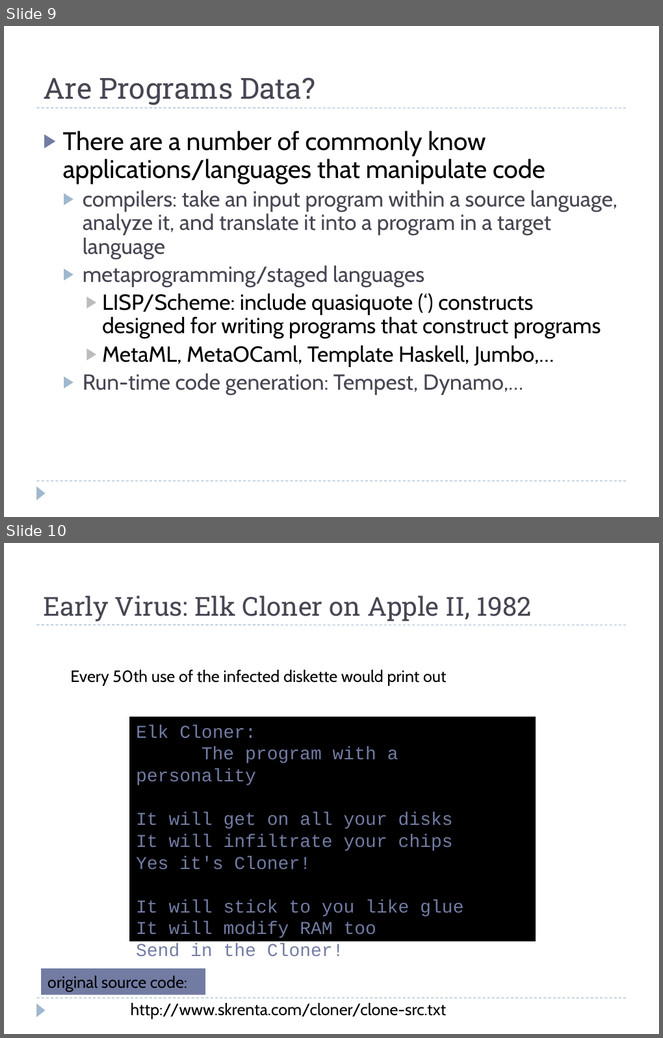
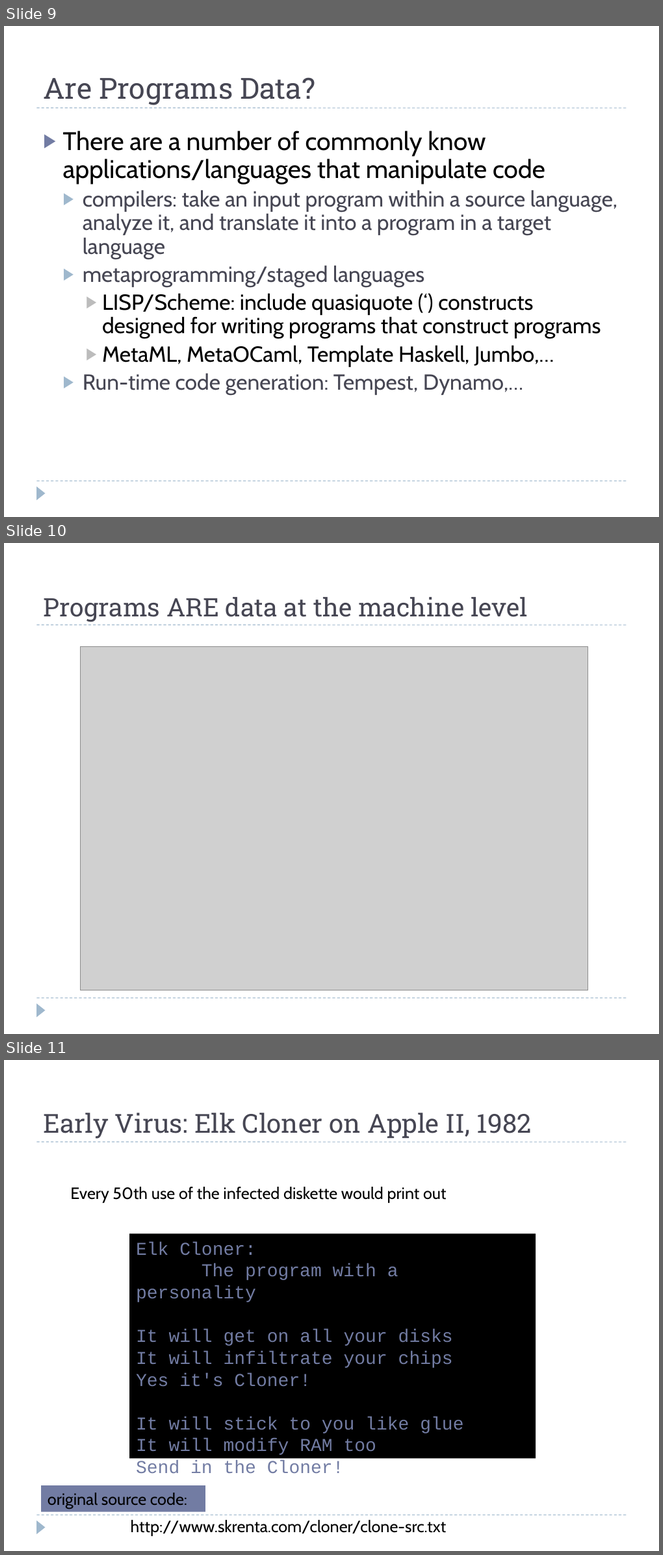
Before and after one commit to harrisonwl/harrisonwl.github.io, a slide deck: assets/courses/malware/spring2017/slides/week01/MaliceExploitationInfection.pptx. Shown one above the other, each under a label of ours: slides 9 and 10 before the commit, slides 9, 10 and 11 after it. The pictures are 663x1038 and 663x1555 pixels, drawn with LibreOffice and Linux fonts; fonts in the diff are those of the drawing; grey boxes stand for pictures; background and template pictures are left out. Boxes give left, top, right and bottom in pixels: in the first picture for what was removed or moved away, otherwise in the second. Text is boxed around its words. In the diff, an @@ line names an element or a change of style, - is before the commit and + after.

```diff
--- a/assets/courses/malware/spring2017/slides/week01/MaliceExploitationInfection.pptx
+++ b/assets/courses/malware/spring2017/slides/week01/MaliceExploitationInfection.pptx
@@ slide 10 added at <box>4,543,659,1034</box>, background #FFFFFF; not listed: 3 template elements that a slide beside it also shows @@
@@ title added at <box>43,597,528,622</box>, 28 pt, text #464653 @@
+Programs ARE data at the machine level
@@ picture added at <box>81,646,588,990</box> @@
@@ what was slide 10 is now slide 11 @@
```
Also in this commit, not shown: 10 other files.
